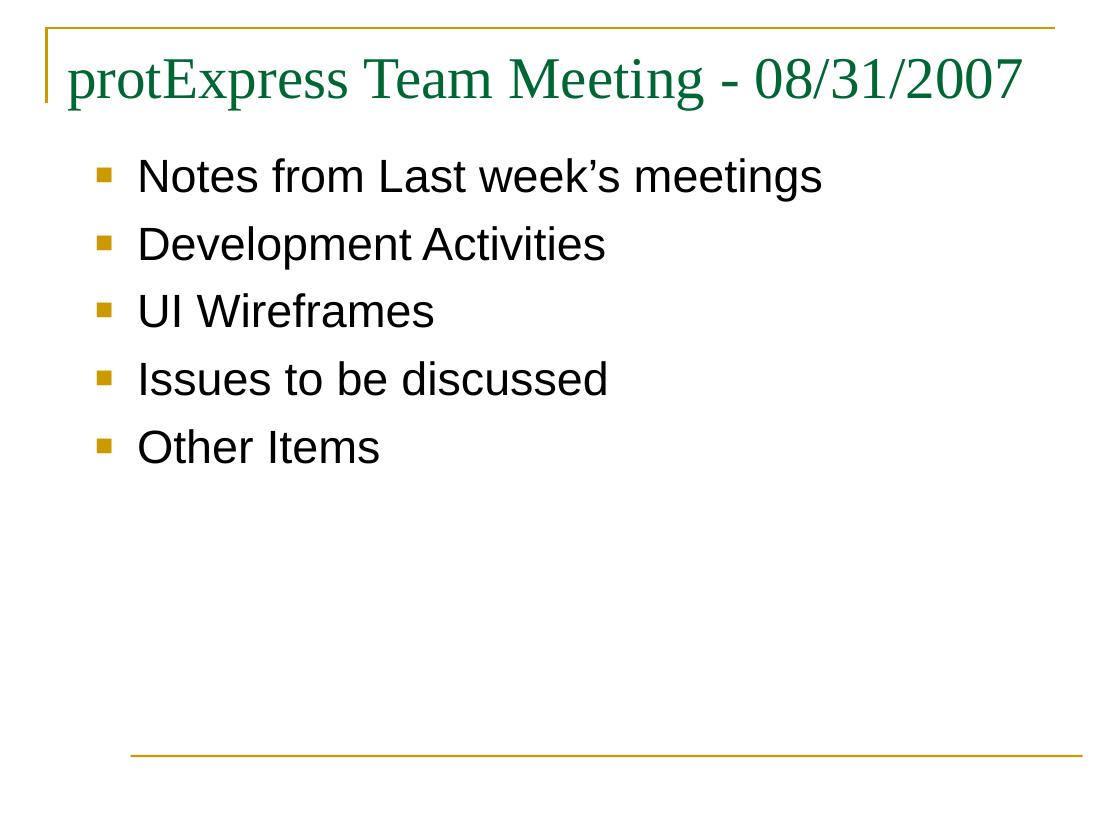
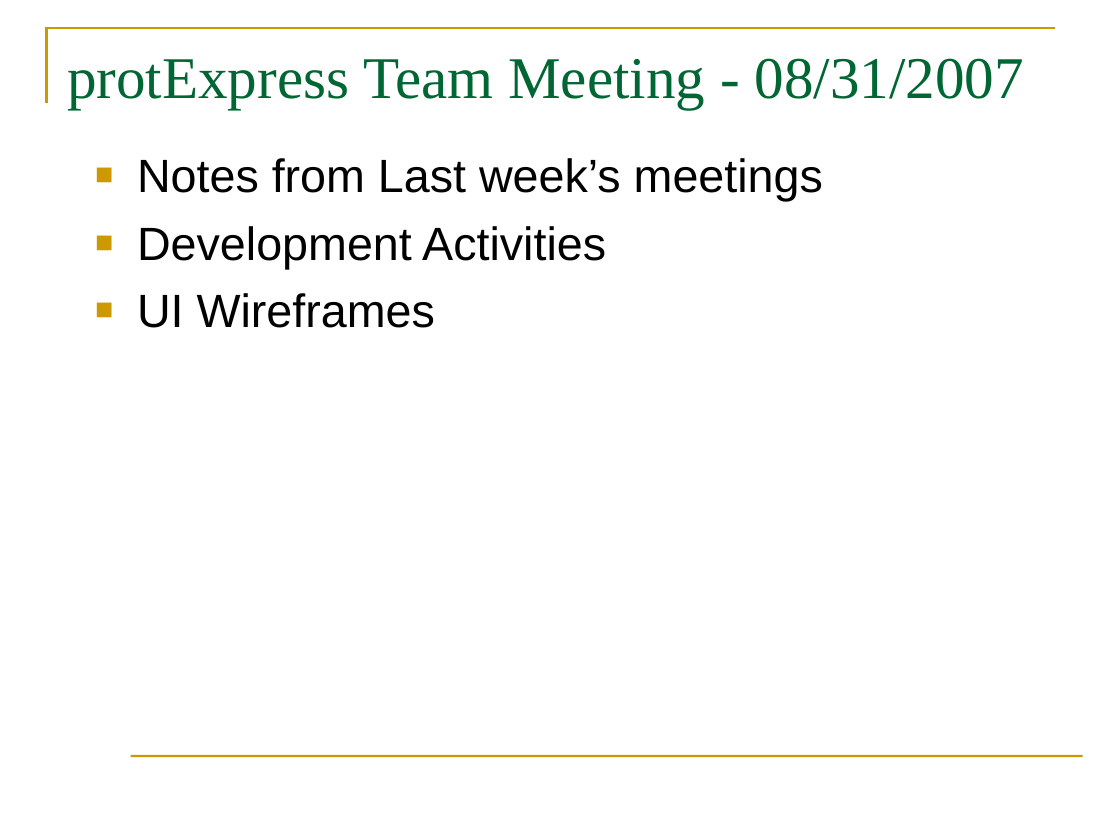
Before and after one commit to NCIP/prot-express, a slide deck: slide 1 of docs/project_management/meeting_notes/2007-08/08_31_2007/protExpress-Meeting_083107.ppt. Drawn at 1120x840 pixels with LibreOffice and Linux fonts; fonts in the diff are those of the drawing; background and template pictures are left out. Boxes give left, top, right and bottom in pixels: in the first picture for what was removed or moved away, otherwise in the second. Text is boxed around its words. In the diff, an @@ line names an element or a change of style, - is before the commit and + after.

```diff
--- a/docs/project_management/meeting_notes/2007-08/08_31_2007/protExpress-Meeting_083107.ppt
+++ b/docs/project_management/meeting_notes/2007-08/08_31_2007/protExpress-Meeting_083107.ppt
@@ text at (137, 361, 608, 464): paragraphs removed @@
-■ Issues to be discussed
-■ Other Items
```
Also in this commit, not shown: 1 other slide changed.
